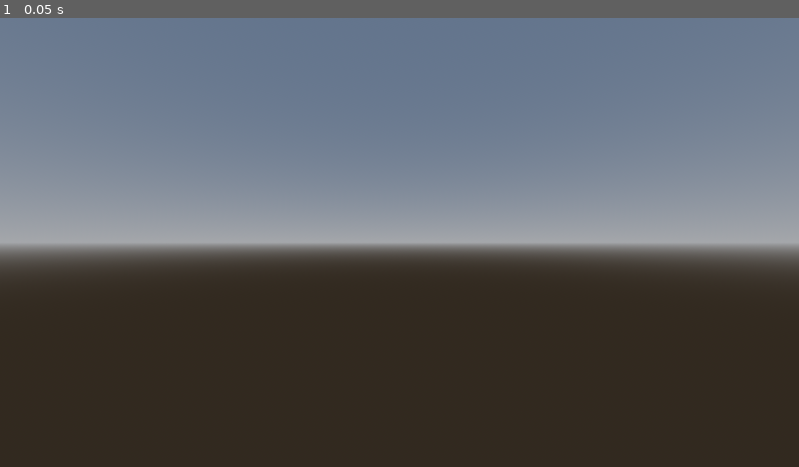
Above: before the commit, frame 1.
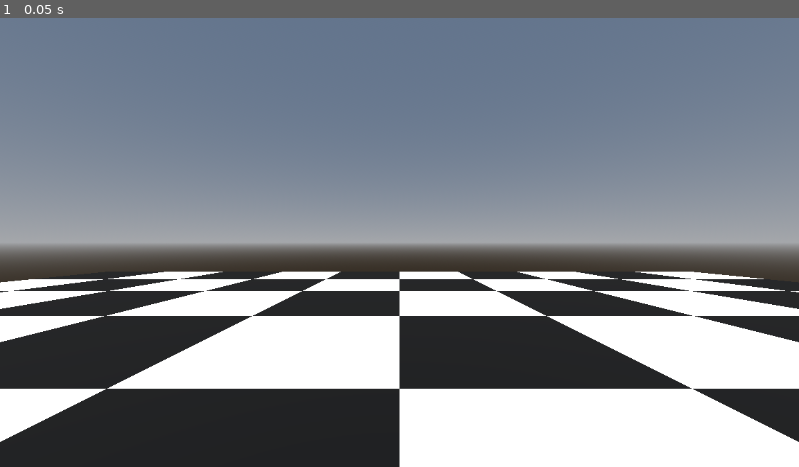
Above: after the commit, the same moment.

Repository: noahanderson0414/game_jam
Game: Godot game, scene res://src/scenes/root.tscn
Same seed, same stepped clock (60 frames per second), same inputs: the game is played once before the commit and once after it.
Inputs:
- Up to frame 1 (0.05 s): no input

The runs differ from the first frame. In frame 1, 22% of the frame differs, in the area x 0-100%, y 56-100%.

Commit message:
Add platform in TestScene

Diff:
--- a/src/scenes/test_scene.tscn
+++ b/src/scenes/test_scene.tscn
@@ -1,4 +1,6 @@
-[gd_scene load_steps=4 format=3 uid="uid://bek5eylssxoc3"]
+[gd_scene load_steps=8 format=3 uid="uid://bek5eylssxoc3"]
+
+[ext_resource type="Shader" uid="uid://cvgx0a4v5txa3" path="res://src/shaders/checkerboard.gdshader" id="1_xshpu"]
 
 [sub_resource type="ProceduralSkyMaterial" id="ProceduralSkyMaterial_1gwx1"]
 
@@ -9,6 +11,17 @@
 background_mode = 2
 sky = SubResource("Sky_xshpu")
 
+[sub_resource type="WorldBoundaryShape3D" id="WorldBoundaryShape3D_xshpu"]
+
+[sub_resource type="ShaderMaterial" id="ShaderMaterial_vua8w"]
+render_priority = 0
+shader = ExtResource("1_xshpu")
+shader_parameter/scale = 10.0
+
+[sub_resource type="PlaneMesh" id="PlaneMesh_wgtlw"]
+material = SubResource("ShaderMaterial_vua8w")
+size = Vector2(10, 10)
+
 [node name="TestScene" type="Node3D"]
 
 [node name="WorldEnvironment" type="WorldEnvironment" parent="."]
@@ -17,4 +30,13 @@
 [node name="DirectionalLight3D" type="DirectionalLight3D" parent="WorldEnvironment"]
 transform = Transform3D(0.8660254, 0.4698463, -0.17101008, 0, 0.34202015, 0.9396926, 0.5, -0.81379765, 0.29619813, 0, 0, 0)
 
+[node name="Floor" type="StaticBody3D" parent="WorldEnvironment"]
+transform = Transform3D(1, 0, 0, 0, 1, 0, 0, 0, 1, 0, -0.5, 0)
+
+[node name="CollisionShape3D" type="CollisionShape3D" parent="WorldEnvironment/Floor"]
+shape = SubResource("WorldBoundaryShape3D_xshpu")
+
+[node name="MeshInstance3D" type="MeshInstance3D" parent="WorldEnvironment/Floor"]
+mesh = SubResource("PlaneMesh_wgtlw")
+
 [node name="Camera3D" type="Camera3D" parent="."]
--- /dev/null
+++ b/src/shaders/checkerboard.gdshader
@@ -0,0 +1,8 @@
+shader_type spatial;
+
+uniform float scale = 10.0;
+
+void fragment() {
+	vec2 uv = UV * scale;
+	ALBEDO = vec3(mod(floor(uv.x) + floor(uv.y), 2.0));
+}
Not shown, added: src/shaders/checkerboard.gdshader.uid
